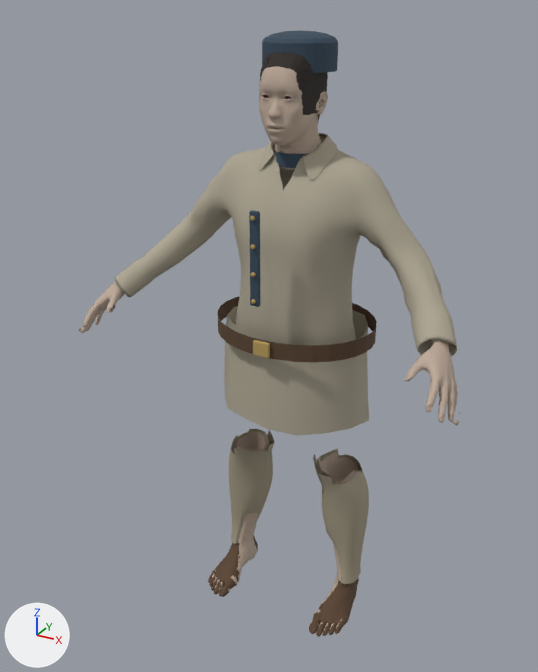
An edit to the Blender file WorkingAssets/NPCs/thana_motion/mohurrir/mohurrir_motion.blend, drawn before and after from the same camera.
Before and after are seen from a 50 mm camera at (0.865, -1.743, 1.723) aimed at (-0.049, -0.081, 0.892). Arrows for +X, +Y and +Z are at lower left; the lights stay in place. The picture after the commit comes second.

Objects in the first picture: 'Cloth cap crown', 'Farmer_hair', 'Fitted cotton upper base', 'Indigo cloth cap', 'Kurta loose lower panel', 'Leather duty belt', 'Police full trousers', 'Police leather shoes', 'Tunic front placket', 'village_farmer_MakeHuman_body' and 2 more.
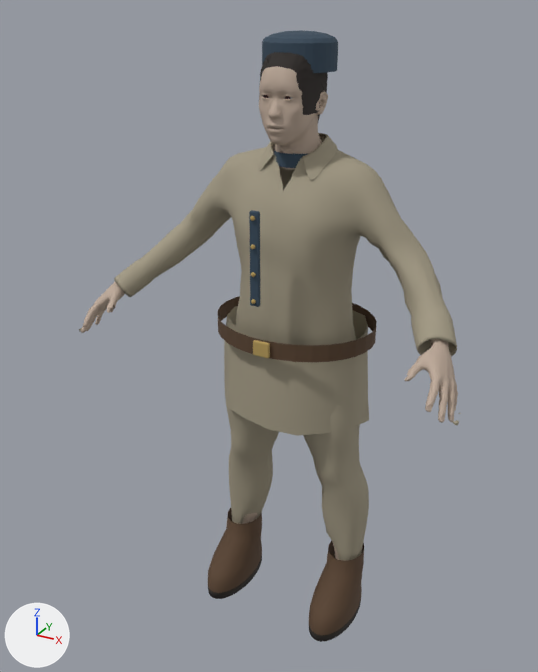
Location of each change, [x1, y1, x2, y2] in pixels of the pictures (538 x 672 px):
'Police full trousers', reshaped
    before: [79, 328, 461, 584]
    after: [79, 328, 461, 561]
'Closed leather shoe l', added
    after: [309, 541, 364, 642]
    faces in mat_police_worn_leather (brown #59422f): [309, 541, 364, 635]
    faces in mat_worn_shoe_sole_l (black #2e2924): [309, 600, 361, 642]
'Closed leather shoe r', added
    after: [208, 508, 262, 599]
    faces in mat_police_worn_leather (brown #59422f): [208, 508, 262, 593]
    faces in mat_worn_shoe_sole_r (black #2e2924): [208, 556, 262, 599]
'Police leather shoes', deleted (brown)
    before: [208, 535, 359, 637]
part 1 of me_base_002, added (beige)
    after: [226, 404, 362, 484]

The change, as a list of edits to the scene's bpy script:
```text
Add mat_worn_shoe_sole_r:
    mat_worn_shoe_sole_r = principled_material('Worn shoe sole r')
    mat_worn_shoe_sole_r.base_color = (0.027, 0.022, 0.018)  # black #2e2924
    mat_worn_shoe_sole_r.roughness = 0.84
Add mat_worn_shoe_sole_l:
    mat_worn_shoe_sole_l = principled_material('Worn shoe sole l')
    mat_worn_shoe_sole_l.base_color = (0.027, 0.022, 0.018)  # black #2e2924
    mat_worn_shoe_sole_l.roughness = 0.84
Change me_base_002:
    used by ob_police_full_trousers; location = (0.0, 0.0, 0.0)
    remove me_base_002.from_pydata(...)  # 610 vertices, 526 faces, 4 loose edges; spans x -0.543..0.543, y -0.326..0.079, z 0.096..0.895
    add me_base_002.from_pydata(...)  # 1383 vertices, 1302 faces, 4 loose edges; spans x -0.543..0.543, y -0.326..0.116, z 0.096..0.895
    me_base_002 part 1: 773 vertices added at x -0.208..0.208, y -0.138..0.116, z 0.488..0.895
Add me_closed_police_shoe_r:
    me_closed_police_shoe_r.from_pydata(...)  # 192 vertices, 161 faces; spans x -0.248..-0.116, y -0.207..0.067, z -0.002..0.2
    me_closed_police_shoe_r.polygons.foreach_set('use_smooth', [True] * 161)
    # faces by material slot: [128, 33]
    me_closed_police_shoe_r.materials.append(mat_police_worn_leather)  # brown #59422f
    me_closed_police_shoe_r.materials.append(mat_worn_shoe_sole_r)  # black #2e2924
Add me_closed_police_shoe_l:
    me_closed_police_shoe_l.from_pydata(...)  # 192 vertices, 161 faces; spans x 0.116..0.248, y -0.207..0.067, z -0.002..0.2
    me_closed_police_shoe_l.polygons.foreach_set('use_smooth', [True] * 161)
    # faces by material slot: [128, 33]
    me_closed_police_shoe_l.materials.append(mat_police_worn_leather)  # brown #59422f
    me_closed_police_shoe_l.materials.append(mat_worn_shoe_sole_l)  # black #2e2924
Remove ob_police_leather_shoes:
    ob_police_leather_shoes = bpy.data.objects.new('Police leather shoes', me_base_003)
    ob_police_leather_shoes.location = (0.0, 0.0, 0.0)
Add ob_closed_leather_shoe_r:
    ob_closed_leather_shoe_r = bpy.data.objects.new('Closed leather shoe r', me_closed_police_shoe_r)
    ob_closed_leather_shoe_r.location = (0.0, 0.0, 0.0)
Add ob_closed_leather_shoe_l:
    ob_closed_leather_shoe_l = bpy.data.objects.new('Closed leather shoe l', me_closed_police_shoe_l)
    ob_closed_leather_shoe_l.location = (0.0, 0.0, 0.0)
```
